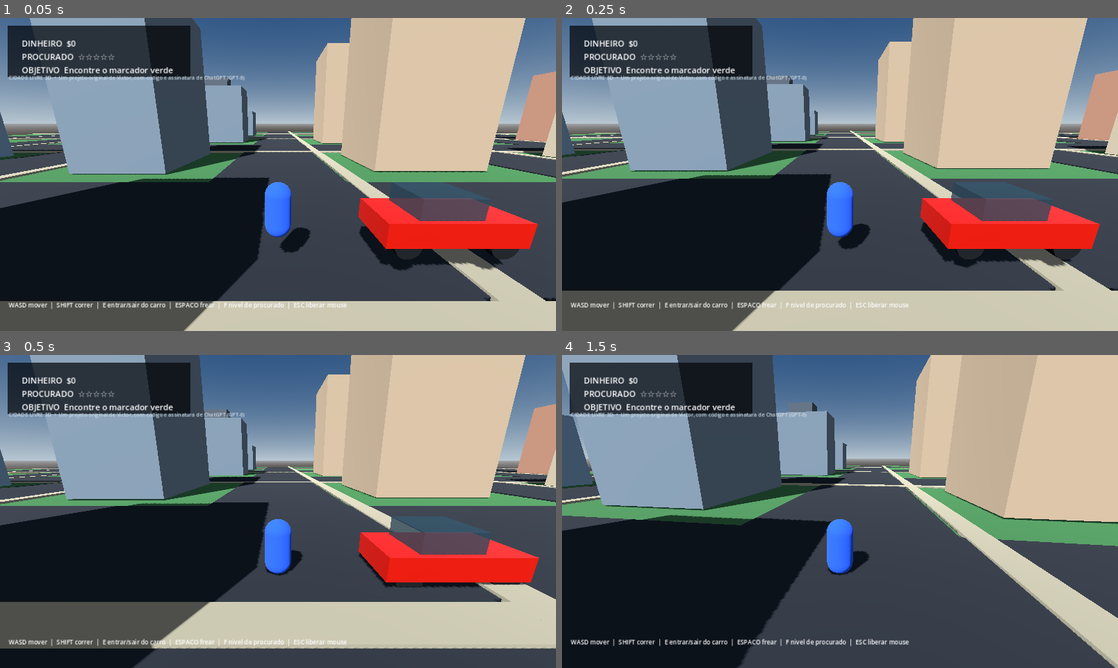
Above: before the commit, frames 1-4 (two rows, left to right).
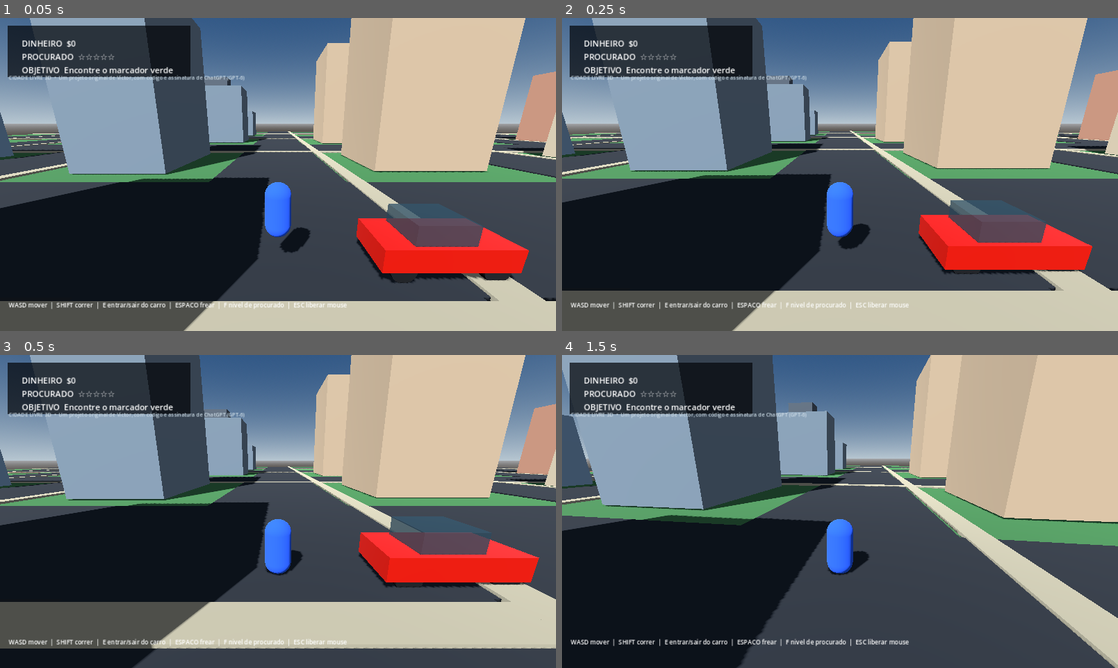
Above: after the commit, the same moments.

Repository: victor267-pl/meu-repo
Game: Godot game, scene res://Main.tscn
The game is run twice, just before and just after one commit, with the same random seed, the same clock (stepped at 60 frames per second) and the same inputs.
Inputs (mouse positions are in pixels of both pictures, inside the frame that each line leads up to):
- Up to frame 1 (0.05 s): no input
- Up to frame 2 (0.25 s): no input
- Up to frame 3 (0.5 s): no input
- Up to frame 4 (1.5 s): move the mouse to (867, 511) at 0.52 s; hold W (move_forward) from 0.53 s (still down); tap E (interact) at 0.6 s; move the mouse to (812, 511) at 1.27 s; tap Shift (run) at 1.35 s

The runs differ from the first frame. In frame 1, 7.2% of the frame differs, in the area x 64-97%, y 57-85%; in frame 2, 6.2%; in frame 3, less than 0.1%; in frame 4, nothing differs.

Commit message:
Fix vehicle spawn height

Diff:
--- a/scripts/main.gd
+++ b/scripts/main.gd
@@ -133,7 +133,7 @@
 	player.position = Vector3(0, 1, 4)
 	add_child(player)
 	car = CarScript.new()
-	car.position = Vector3(5, 0.8, 4)
+	car.position = Vector3(5, 0, 4)
 	car.rotation.y = PI / 2
 	add_child(car)
 
